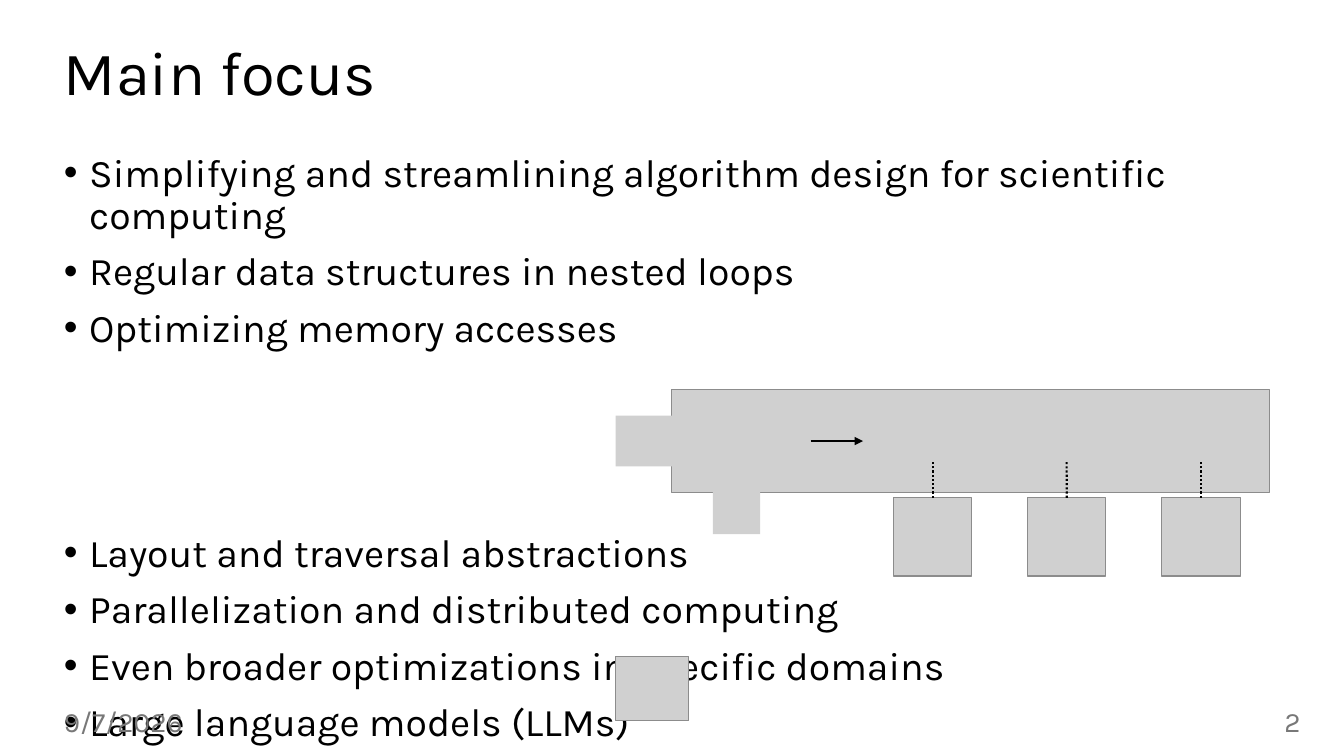
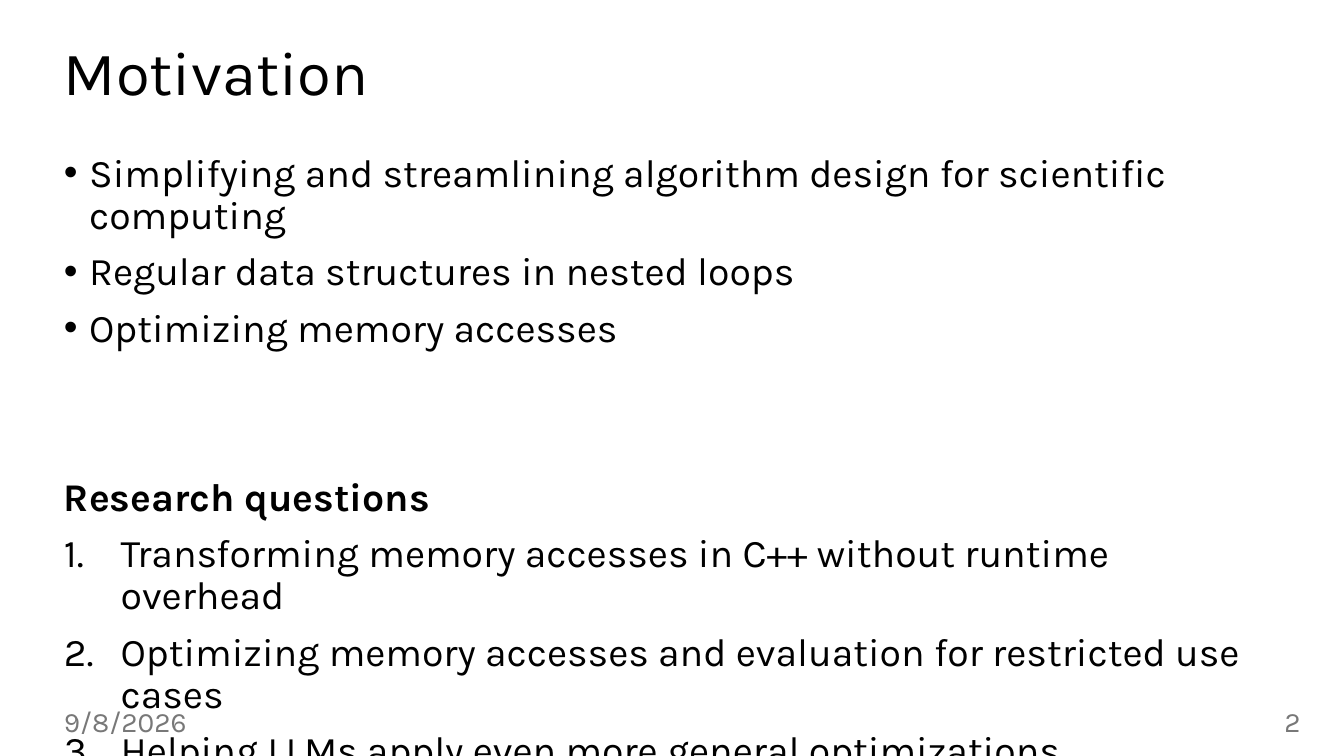
Before and after one commit to jiriklepl/phd-thesis, a slide deck: slide 2 of defense/Optimizing Memory Layouts and Traversal Orders in High-Performance Computing.pptx. Drawn at 1344x756 pixels with LibreOffice and Linux fonts; fonts in the diff are those of the drawing; grey boxes stand for pictures; background and template pictures are left out. Boxes give left, top, right and bottom in pixels: in the first picture for what was removed or moved away, otherwise in the second. Text is boxed around its words. In the diff, an @@ line names an element or a change of style, - is before the commit and + after.

Commit message:
research questions

```diff
--- a/defense/Optimizing Memory Layouts and Traversal Orders in High-Performance Computing.pptx
+++ b/defense/Optimizing Memory Layouts and Traversal Orders in High-Performance Computing.pptx
@@ title at [64, 52, 368, 96]: text changed @@
-Main focus
+Motivation
@@ picture removed at [616, 415, 673, 466] @@
@@ picture removed at [673, 390, 1270, 493] @@
@@ arrow removed from (811, 442) to (863, 442) @@
@@ line removed from (933, 498) to (933, 461) @@
@@ line removed from (1067, 498) to (1067, 461) @@
@@ line removed from (1202, 498) to (1202, 461) @@
@@ text at [64, 483, 1239, 718]: text changed @@
-• Layout and traversal abstractions
-• Parallelization and distributed computing
-• Even broader optimizations in specific domains
-• Large language models (LLMs)
+Research questions
+1. Transforming memory accesses in C++ without runtime overhead
+2. Optimizing memory accesses and evaluation for restricted use cases
+3. Helping LLMs apply even more general optimizations
@@ picture removed at [713, 483, 760, 533] @@
@@ picture removed at [893, 498, 972, 577] @@
@@ picture removed at [1027, 498, 1106, 577] @@
@@ picture removed at [1163, 498, 1241, 577] @@
@@ picture removed at [616, 656, 690, 721] @@
@@ text at [64, 706, 187, 739]: text changed @@
-9/7/2026
+9/8/2026
```
Also in this commit, not shown: 44 other slides changed, 7 slides added, 1 slide removed, 2 other files.
